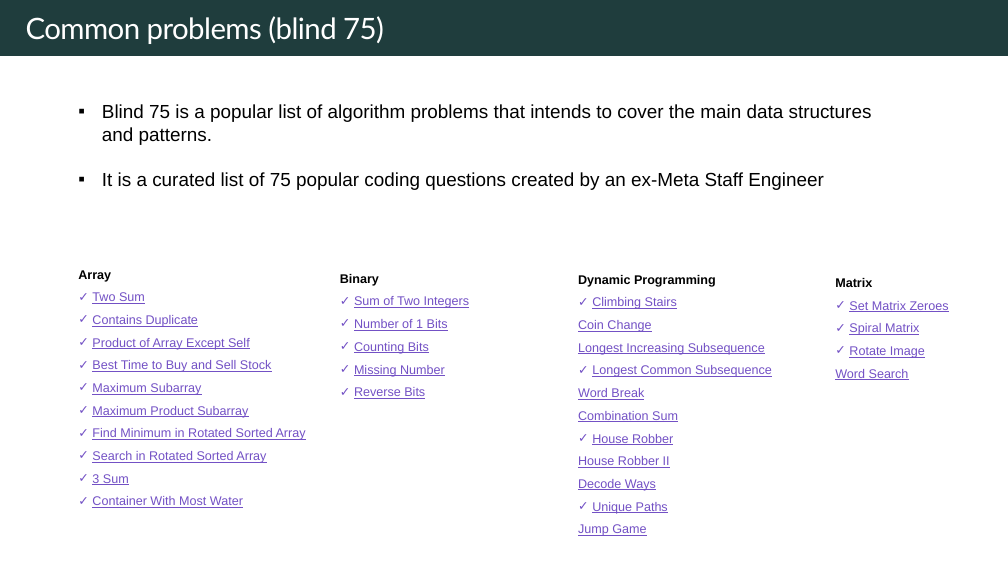
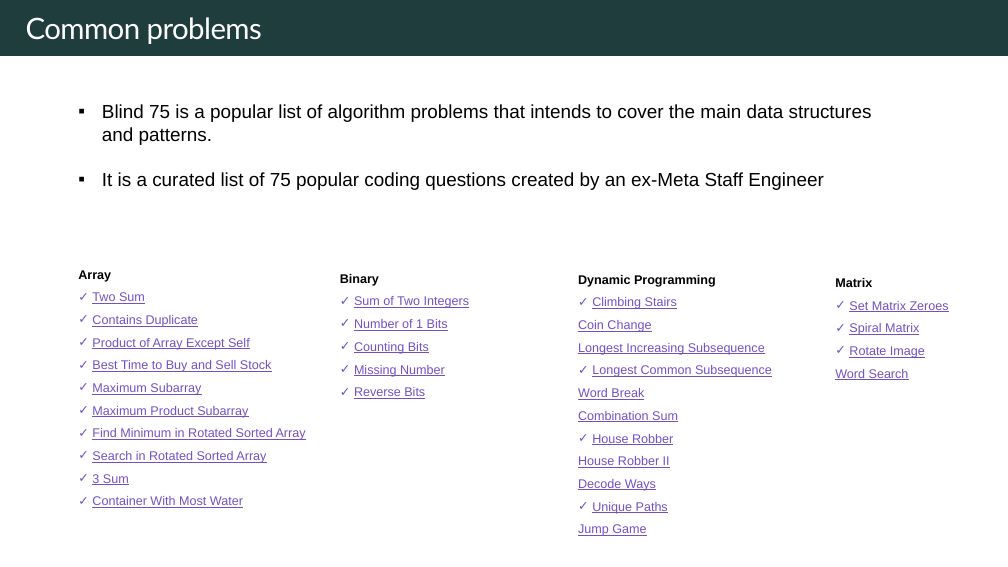
Before and after one commit to rfdavid/coding-interview-handbook-cpp, a slide deck: slide 6 of Algorithm and problem Solving Cheatsheet.pptm (slide 5 before the commit). Drawn at 1008x567 pixels with LibreOffice and Linux fonts; fonts in the diff are those of the drawing. Boxes give left, top, right and bottom in pixels: in the first picture for what was removed or moved away, otherwise in the second. Text is boxed around its words. In the diff, an @@ line names an element or a change of style, - is before the commit and + after.

```diff
--- a/Algorithm and problem Solving Cheatsheet.pptm
+++ b/Algorithm and problem Solving Cheatsheet.pptm
@@ text at (26, 17, 262, 44): text changed @@
-Common problems (blind 75)
+Common problems
```
Also in this commit, not shown: 6 other slides changed, 14 slides added, 1 slide removed, 14 other files.
